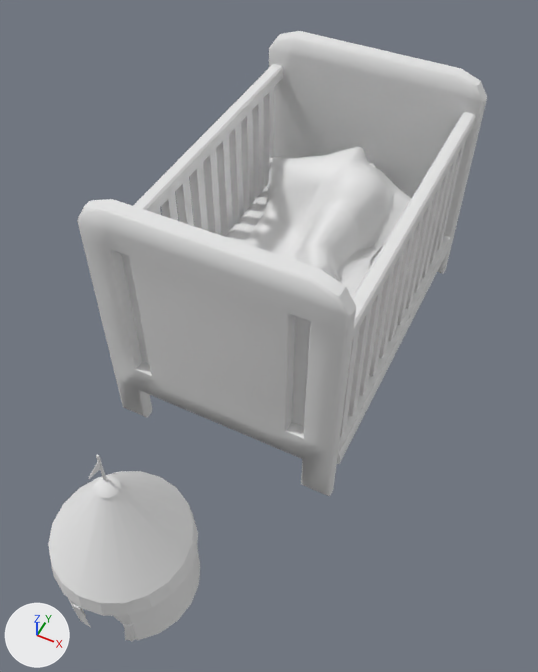
Renders of the OBJ model GoodNightMrBunny_v0.2/Assets/Art/3D/SceneObjects/ModelosEscenarioCastilloV2.obj from each side of a commit.
Before and after are seen from a camera (50 mm lens) standing at (6.92, -5.94, 18.79) and looking at (0.82, 6.25, 3.55). Every picture has the same lights, and +X, +Y and +Z are marked at lower left. Where no turn or scale is listed for an object, it has been applied to the vertices.
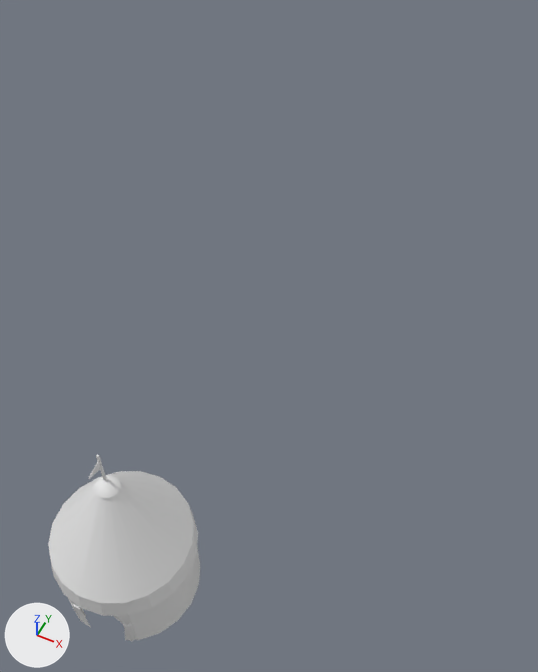
The newer file is also turned or shifted as a whole; pictures and numbers use the older file's frame.

What changed in the scene script:
```text
Remove ob_base_base_001:
    ob_base_base_001 = bpy.data.objects.new('Base_Base.001', me_base_base_001)
Remove ob_cojinlow0_cojinlow0_001:
    ob_cojinlow0_cojinlow0_001 = bpy.data.objects.new('CojinLow0_CojinLow0.001', me_cojinlow0_cojinlow0_001)
Remove ob_cojinlow1_cojinlow1_001:
    ob_cojinlow1_cojinlow1_001 = bpy.data.objects.new('CojinLow1_CojinLow1.001', me_cojinlow1_cojinlow1_001)
Remove ob_colchon_colchon_001:
    ob_colchon_colchon_001 = bpy.data.objects.new('Colchon_Colchon.001', me_colchon_colchon_001)
Remove ob_lat1_lat1_001:
    ob_lat1_lat1_001 = bpy.data.objects.new('Lat1_Lat1.001', me_lat1_lat1_001)
Remove ob_lat2_lat2_001:
    ob_lat2_lat2_001 = bpy.data.objects.new('Lat2_Lat2.001', me_lat2_lat2_001)
Remove ob_manta_manta_001:
    ob_manta_manta_001 = bpy.data.objects.new('Manta_Manta.001', me_manta_manta_001)
Remove ob_pcube11_001_pcube11_003:
    ob_pcube11_001_pcube11_003 = bpy.data.objects.new('pCube11.001_pCube11.003', me_pcube11_001_pcube11_003)
Remove ob_pcube11_pcube11_002:
    ob_pcube11_pcube11_002 = bpy.data.objects.new('pCube11_pCube11.002', me_pcube11_pcube11_002)
Remove ob_pcube12_001_pcube12_003:
    ob_pcube12_001_pcube12_003 = bpy.data.objects.new('pCube12.001_pCube12.003', me_pcube12_001_pcube12_003)
Remove ob_pcube12_pcube12_002:
    ob_pcube12_pcube12_002 = bpy.data.objects.new('pCube12_pCube12.002', me_pcube12_pcube12_002)
Remove ob_pcube13_001_pcube13_003:
    ob_pcube13_001_pcube13_003 = bpy.data.objects.new('pCube13.001_pCube13.003', me_pcube13_001_pcube13_003)
Remove ob_pcube13_pcube13_002:
    ob_pcube13_pcube13_002 = bpy.data.objects.new('pCube13_pCube13.002', me_pcube13_pcube13_002)
Remove ob_pcube15_001_pcube15_003:
    ob_pcube15_001_pcube15_003 = bpy.data.objects.new('pCube15.001_pCube15.003', me_pcube15_001_pcube15_003)
Remove ob_pcube15_pcube15_002:
    ob_pcube15_pcube15_002 = bpy.data.objects.new('pCube15_pCube15.002', me_pcube15_pcube15_002)
Remove ob_pcube16_001_pcube16_003:
    ob_pcube16_001_pcube16_003 = bpy.data.objects.new('pCube16.001_pCube16.003', me_pcube16_001_pcube16_003)
Remove ob_pcube17_001_pcube17_003:
    ob_pcube17_001_pcube17_003 = bpy.data.objects.new('pCube17.001_pCube17.003', me_pcube17_001_pcube17_003)
Remove ob_pcube18_001_pcube18_003:
    ob_pcube18_001_pcube18_003 = bpy.data.objects.new('pCube18.001_pCube18.003', me_pcube18_001_pcube18_003)
Remove ob_pcube18_pcube18_002:
    ob_pcube18_pcube18_002 = bpy.data.objects.new('pCube18_pCube18.002', me_pcube18_pcube18_002)
Remove ob_pcube19_001_pcube19_003:
    ob_pcube19_001_pcube19_003 = bpy.data.objects.new('pCube19.001_pCube19.003', me_pcube19_001_pcube19_003)
Remove ob_pcube19_pcube19_002:
    ob_pcube19_pcube19_002 = bpy.data.objects.new('pCube19_pCube19.002', me_pcube19_pcube19_002)
Remove ob_pcube5_001_pcube5_003:
    ob_pcube5_001_pcube5_003 = bpy.data.objects.new('pCube5.001_pCube5.003', me_pcube5_001_pcube5_003)
Remove ob_pcube5_pcube5_002:
    ob_pcube5_pcube5_002 = bpy.data.objects.new('pCube5_pCube5.002', me_pcube5_pcube5_002)
Remove ob_pcube6_001_pcube6_003:
    ob_pcube6_001_pcube6_003 = bpy.data.objects.new('pCube6.001_pCube6.003', me_pcube6_001_pcube6_003)
Remove ob_pcube6_pcube6_002:
    ob_pcube6_pcube6_002 = bpy.data.objects.new('pCube6_pCube6.002', me_pcube6_pcube6_002)
Remove ob_pcube8_001_pcube8_003:
    ob_pcube8_001_pcube8_003 = bpy.data.objects.new('pCube8.001_pCube8.003', me_pcube8_001_pcube8_003)
Remove ob_pcube8_pcube8_002:
    ob_pcube8_pcube8_002 = bpy.data.objects.new('pCube8_pCube8.002', me_pcube8_pcube8_002)
Remove ob_pcube9_001_pcube9_003:
    ob_pcube9_001_pcube9_003 = bpy.data.objects.new('pCube9.001_pCube9.003', me_pcube9_001_pcube9_003)
Remove ob_pcube9_pcube9_002:
    ob_pcube9_pcube9_002 = bpy.data.objects.new('pCube9_pCube9.002', me_pcube9_pcube9_002)
Remove ob_vayalat01_vayalat01_001:
    ob_vayalat01_vayalat01_001 = bpy.data.objects.new('vayaLat01_vayaLat01.001', me_vayalat01_vayalat01_001)
Remove ob_vayalat02_vayalat02_001:
    ob_vayalat02_vayalat02_001 = bpy.data.objects.new('vayaLat02_vayaLat02.001', me_vayalat02_vayalat02_001)
```

Location of each change, (x1, y1, x2, y2) in pixels of the pictures (538 x 672 px):
'Lat2_Lat2.001', deleted
    before: (77, 199, 356, 496)
'Lat1_Lat1.001', deleted
    before: (269, 31, 487, 274)
'Manta_Manta.001', deleted
    before: (245, 146, 411, 297)
'vayaLat02_vayaLat02.001', deleted
    before: (352, 112, 476, 339)
'vayaLat01_vayaLat01.001', deleted
    before: (133, 64, 283, 213)
'Base_Base.001', deleted
    before: (337, 236, 452, 464)
'pCube13_pCube13.002', deleted
    before: (216, 135, 233, 237)
'pCube8_pCube8.002', deleted
    before: (229, 122, 244, 226)
'pCube12_pCube12.002', deleted
    before: (203, 149, 221, 235)
'pCube9_pCube9.002', deleted
    before: (241, 111, 254, 213)
'pCube6_pCube6.002', deleted
    before: (252, 99, 264, 200)
'Colchon_Colchon.001', deleted
    before: (225, 185, 383, 267)
'pCube15_pCube15.002', deleted
    before: (189, 163, 208, 231)
'pCube6.001_pCube6.003', deleted
    before: (348, 306, 372, 416)
'pCube5_pCube5.002', deleted
    before: (263, 88, 274, 188)
'pCube9.001_pCube9.003', deleted
    before: (359, 287, 383, 396)
'pCube8.001_pCube8.003', deleted
    before: (369, 267, 394, 377)
'pCube13.001_pCube13.003', deleted
    before: (379, 248, 405, 359)
'pCube12.001_pCube12.003', deleted
    before: (388, 230, 415, 341)
'pCube11_pCube11.002', deleted
    before: (175, 177, 194, 226)
'pCube15.001_pCube15.003', deleted
    before: (397, 214, 424, 325)
'pCube5.001_pCube5.003', deleted
    before: (340, 327, 360, 437)
'pCube11.001_pCube11.003', deleted
    before: (406, 199, 433, 308)
'pCube18.001_pCube18.003', deleted
    before: (414, 185, 441, 293)
'pCube19.001_pCube19.003', deleted
    before: (422, 169, 450, 278)
'pCube17.001_pCube17.003', deleted
    before: (429, 155, 458, 264)
'pCube16.001_pCube16.003', deleted
    before: (437, 142, 465, 250)
'pCube18_pCube18.002', deleted
    before: (161, 192, 178, 221)
'pCube19_pCube19.002', deleted
    before: (155, 208, 161, 215)
'CojinLow0_CojinLow0.001', deleted
    before: (269, 158, 273, 166)
